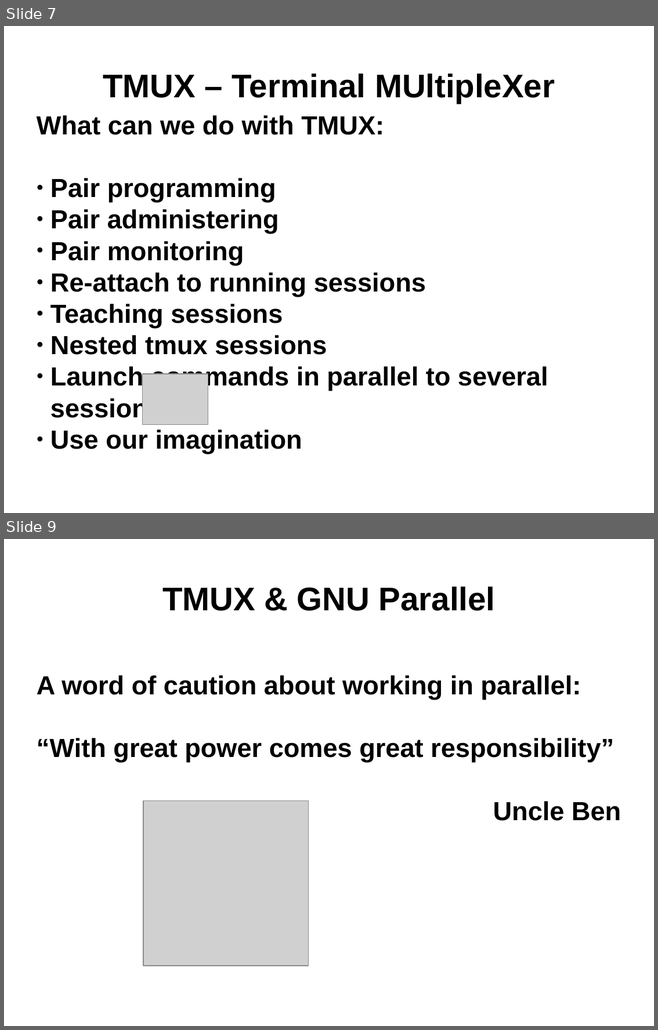
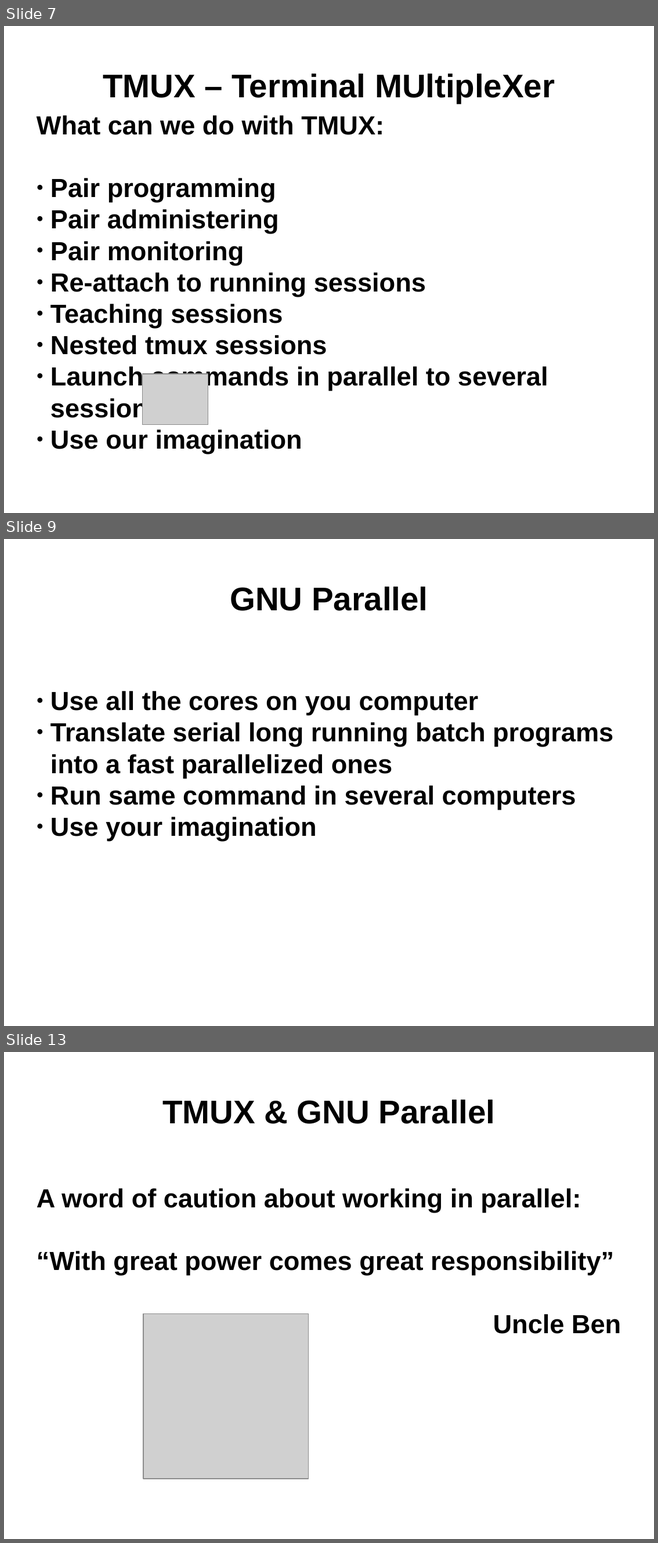
Before and after one commit to juasiepo/TmuxAndGnuParallel_workshop, a slide deck: Slides/TmuxAndGnuParallelPresentation.odp. Shown one above the other, each under a label of ours: slides 7 and 9 before the commit, slides 7, 9 and 13 after it; the slides between them are not shown. The pictures are 658x1030 and 658x1543 pixels, drawn with LibreOffice and Linux fonts; fonts in the diff are those of the drawing; grey boxes stand for pictures; background and template pictures are left out. Boxes give left, top, right and bottom in pixels: in the first picture for what was removed or moved away, otherwise in the second. Text is boxed around its words. In the diff, an @@ line names an element or a change of style, - is before the commit and + after.

Commit message:
GNU Parallel part added

```diff
--- a/Slides/TmuxAndGnuParallelPresentation.odp
+++ b/Slides/TmuxAndGnuParallelPresentation.odp
@@ slide 9 added at [4, 539, 654, 1026], background picture (left out) @@
@@ title added at [230, 587, 428, 611], 40 pt, text #000000, bold @@
+GNU Parallel
@@ subtitle added at [50, 691, 613, 841], 32 pt, text #000000, bold @@
+● Use all the cores on you computer
+● Translate serial long running batch programs into a fast parallelized ones
+● Run same command in several computers
+● Use your imagination
@@ what was slide 9 is now slide 13 @@
```
Also in this commit, not shown: 1 slide changed, 4 other slides added, 1 slide removed.
